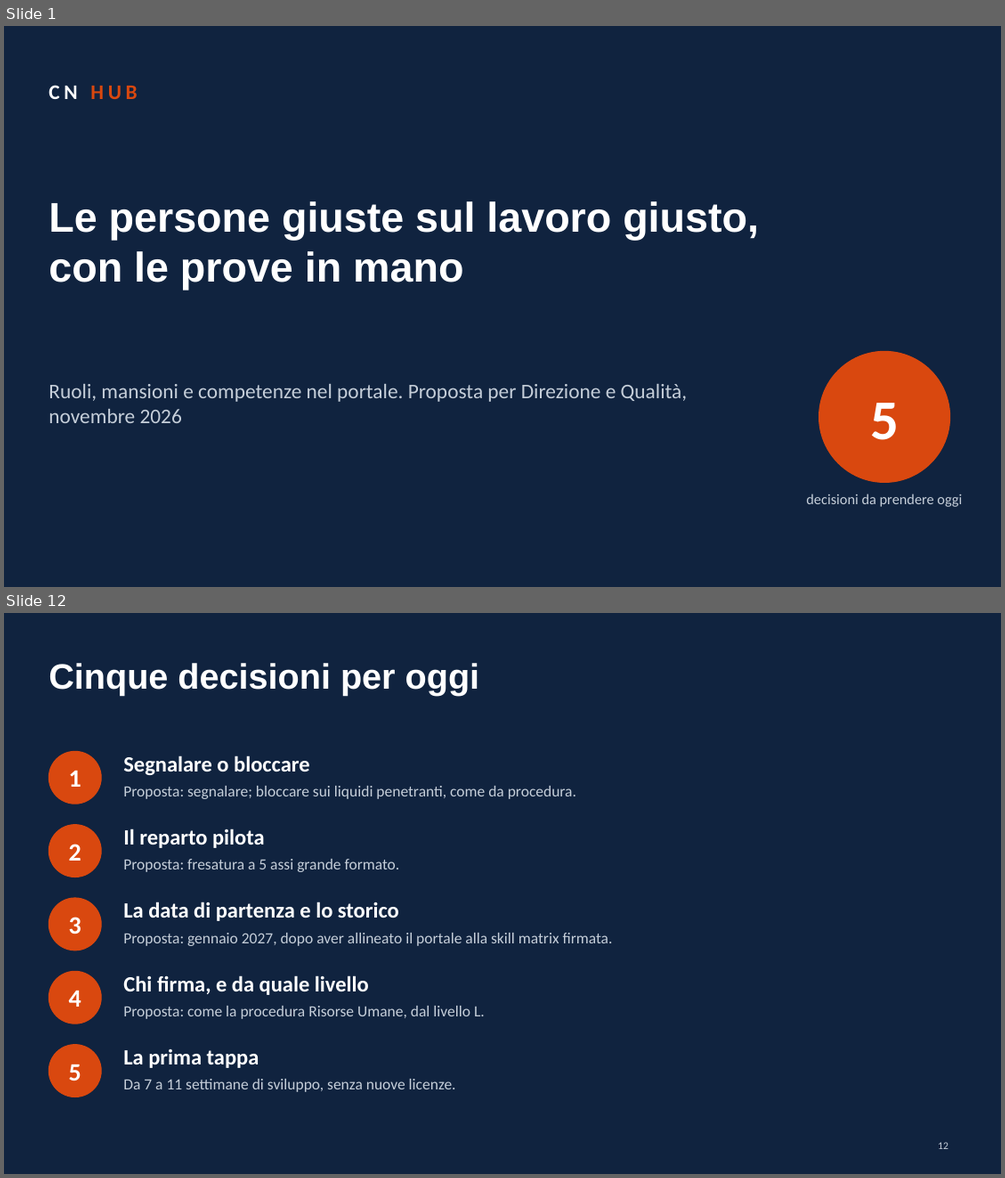
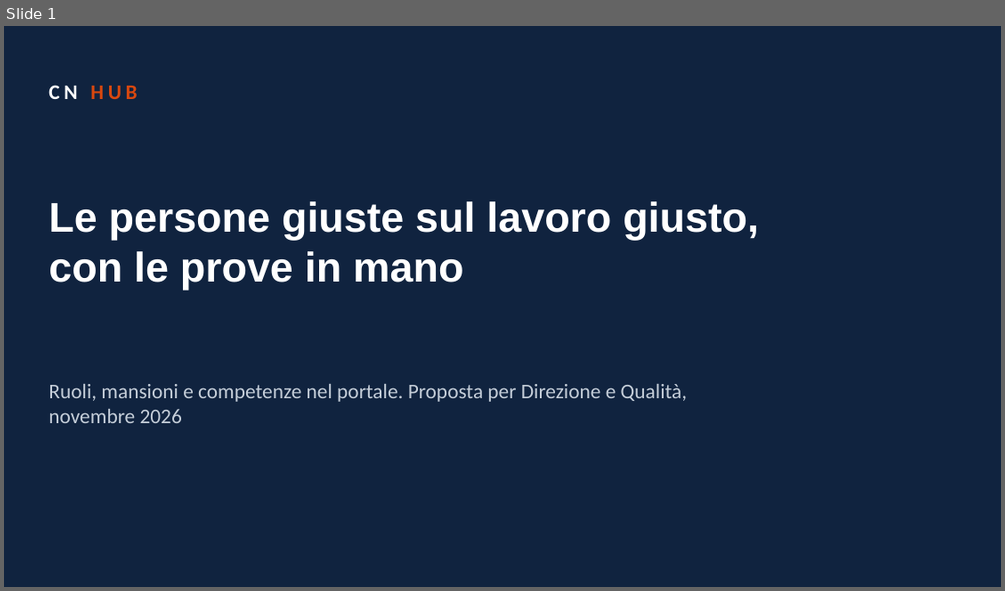
Before and after one commit to brividich/CRM-Brizio, a slide deck: docs/feasibility/ruoli-mansioni-competenze/Fattibilita_RMC_Presentazione.pptx. Shown one above the other, each under a label of ours: slides 1 and 12 before the commit, slide 1 after it; the slides between them are not shown. The pictures are 1005x1178 and 1005x591 pixels, drawn with LibreOffice and Linux fonts; fonts in the diff are those of the drawing. Boxes give left, top, right and bottom in pixels: in the first picture for what was removed or moved away, otherwise in the second. Text is boxed around its words. In the diff, an @@ line names an element or a change of style, - is before the commit and + after.

```diff
--- a/docs/feasibility/ruoli-mansioni-competenze/Fattibilita_RMC_Presentazione.pptx
+++ b/docs/feasibility/ruoli-mansioni-competenze/Fattibilita_RMC_Presentazione.pptx
@@ slide 12 removed at [4, 613, 1001, 1174], background #10233F @@
@@ title removed at [48, 663, 480, 696] @@
-Cinque decisioni per oggi
@@ ellipse removed at [48, 751, 101, 803] @@
@@ text removed at [69, 770, 81, 787] @@
-1
@@ text removed at [123, 755, 309, 775] @@
-Segnalare o bloccare
@@ text removed at [123, 786, 576, 799] @@
-Proposta: segnalare; bloccare sui liquidi penetranti, come da procedura.
@@ ellipse removed at [48, 825, 101, 877] @@
@@ text removed at [69, 844, 81, 860] @@
-2
@@ text removed at [123, 828, 265, 848] @@
-Il reparto pilota
@@ text removed at [123, 859, 400, 872] @@
-Proposta: fresatura a 5 assi grande formato.
@@ ellipse removed at [48, 898, 101, 950] @@
@@ text removed at [123, 901, 399, 921] @@
-La data di partenza e lo storico
@@ text removed at [69, 916, 81, 933] @@
-3
@@ text removed at [123, 933, 613, 946] @@
-Proposta: gennaio 2027, dopo aver allineato il portale alla skill matrix firmata.
@@ ellipse removed at [48, 971, 101, 1023] @@
@@ text removed at [123, 975, 369, 995] @@
-Chi firma, e da quale livello
@@ text removed at [69, 989, 81, 1006] @@
-4
@@ text removed at [123, 1005, 485, 1019] @@
-Proposta: come la procedura Risorse Umane, dal livello L.
@@ ellipse removed at [48, 1045, 101, 1097] @@
@@ text removed at [69, 1064, 81, 1080] @@
-5
@@ text removed at [123, 1049, 259, 1068] @@
-La prima tappa
@@ text removed at [123, 1078, 456, 1092] @@
-Da 7 a 11 settimane di sviluppo, senza nuove licenze.
@@ page number removed at [938, 1142, 948, 1149] @@
-12
@@ slide 1 changed as well @@
@@ ellipse removed at [819, 351, 950, 483] @@
@@ text removed at [870, 402, 898, 440] @@
-5
@@ text removed at [806, 493, 962, 507] @@
-decisioni da prendere oggi
```
Also in this commit, not shown: 3 other slides changed, 3 slides added, 7 other slides removed, 17 other files.
